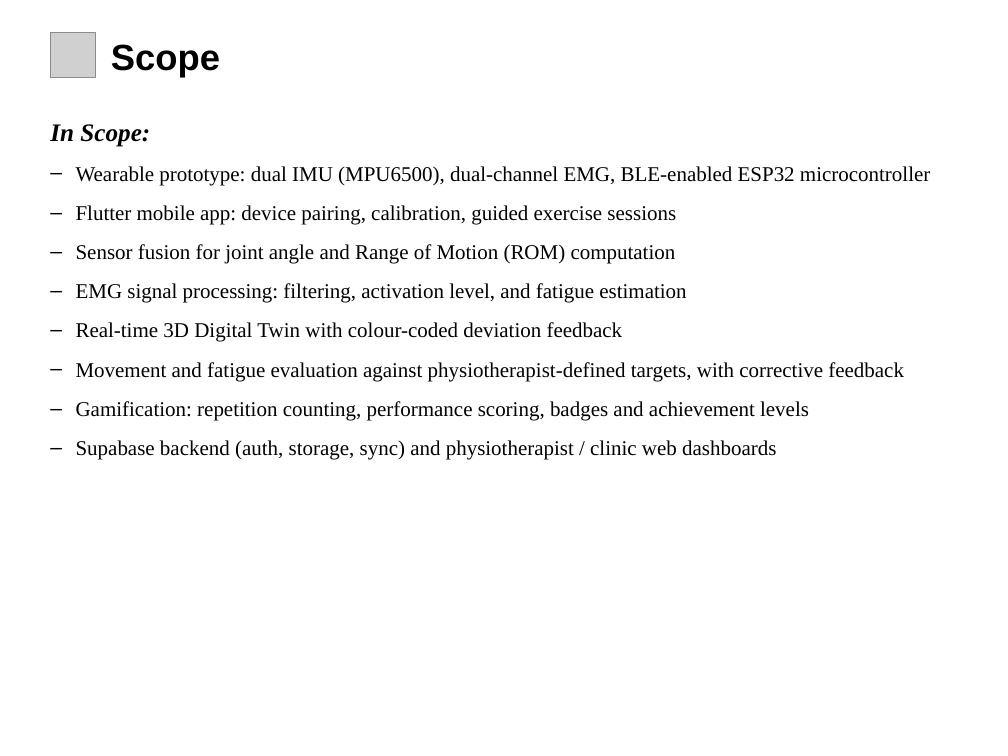
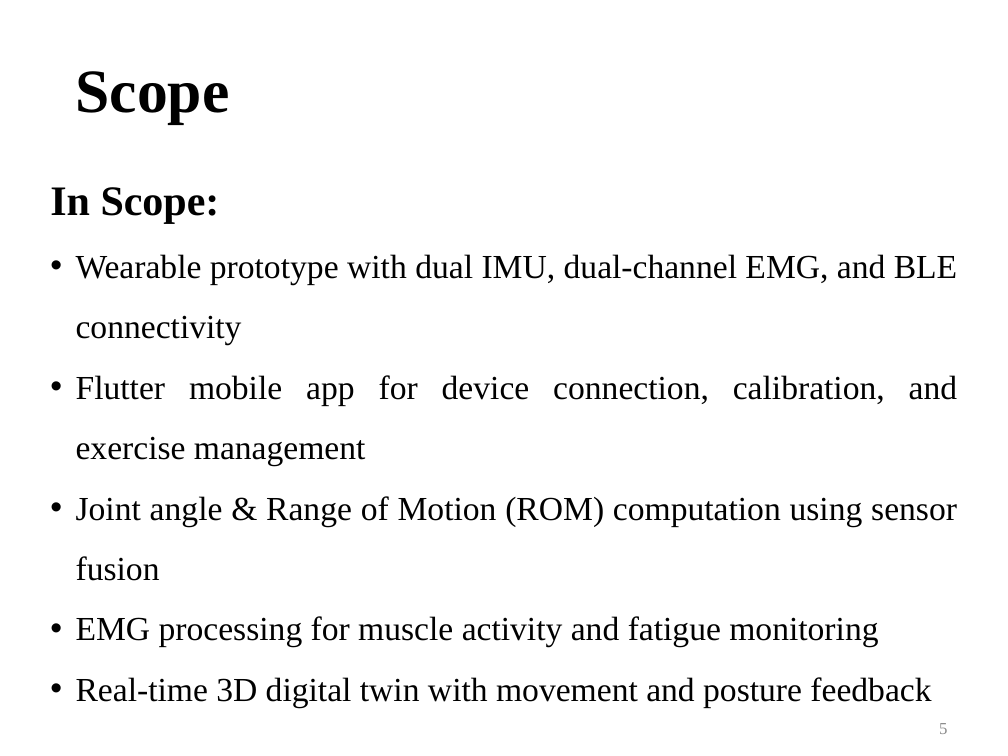
Before and after one commit to Tehreem-cmpsc/intelirehab, a slide deck: slide 5 of docs/presentations/InteliRehab_60_Percent_Presentation.pptx (slide 4 before the commit). Drawn at 1008x756 pixels with LibreOffice and Linux fonts; fonts in the diff are those of the drawing; grey boxes stand for pictures. Boxes give left, top, right and bottom in pixels: in the first picture for what was removed or moved away, otherwise in the second. Text is boxed around its words. In the diff, an @@ line names an element or a change of style, - is before the commit and + after.

```diff
--- a/docs/presentations/InteliRehab_60_Percent_Presentation.pptx
+++ b/docs/presentations/InteliRehab_60_Percent_Presentation.pptx
@@ picture removed at <box>50,32,96,78</box> @@
@@ title "Scope": place and size @@
-title "Scope" at <box>111,44,220,78</box>
+title "Scope" at <box>76,71,230,124</box>
@@ title "Scope" at <box>76,71,230,124</box>: size 26 to 44 pt, font Arial to Times New Roman; line spacing 1 to 0.9 @@
@@ text "In Scope:": place and size @@
-text "In Scope:" at <box>50,124,930,460</box>
+text "In Scope:" at <box>50,187,958,708</box>
@@ text at <box>50,187,220,224</box>: size 18 to 30 pt, italic off in "In Scope:"; alignment left to justified; line spacing 1 to 1.5; less space between paragraphs @@
@@ text at <box>76,254,958,708</box>: text changed; size 15 to 24 pt @@
-– Wearable prototype: dual IMU (MPU6500), dual-channel EMG, BLE-enabled ESP32 microcontroller
-– Flutter mobile app: device pairing, calibration, guided exercise sessions
-– Sensor fusion for joint angle and Range of Motion (ROM) computation
-– EMG signal processing: filtering, activation level, and fatigue estimation
-– Real-time 3D Digital Twin with colour-coded deviation feedback
-– Movement and fatigue evaluation against physiotherapist-defined targets, with corrective feedback
-– Gamification: repetition counting, performance scoring, badges and achievement levels
-– Supabase backend (auth, storage, sync) and physiotherapist / clinic web dashboards
+• Wearable prototype with dual IMU, dual-channel EMG, and BLE connectivity
+• Flutter mobile app for device connection, calibration, and exercise management
+• Joint angle & Range of Motion (ROM) computation using sensor fusion
+• EMG processing for muscle activity and fatigue monitoring
+• Real-time 3D digital twin with movement and posture feedback
@@ page number added at <box>939,723,947,734</box>, 12 pt, text #8C8C8C @@
+5
```
Also in this commit, not shown: 12 other slides changed, 24 slides added, 12 slides removed, 55 other files.
